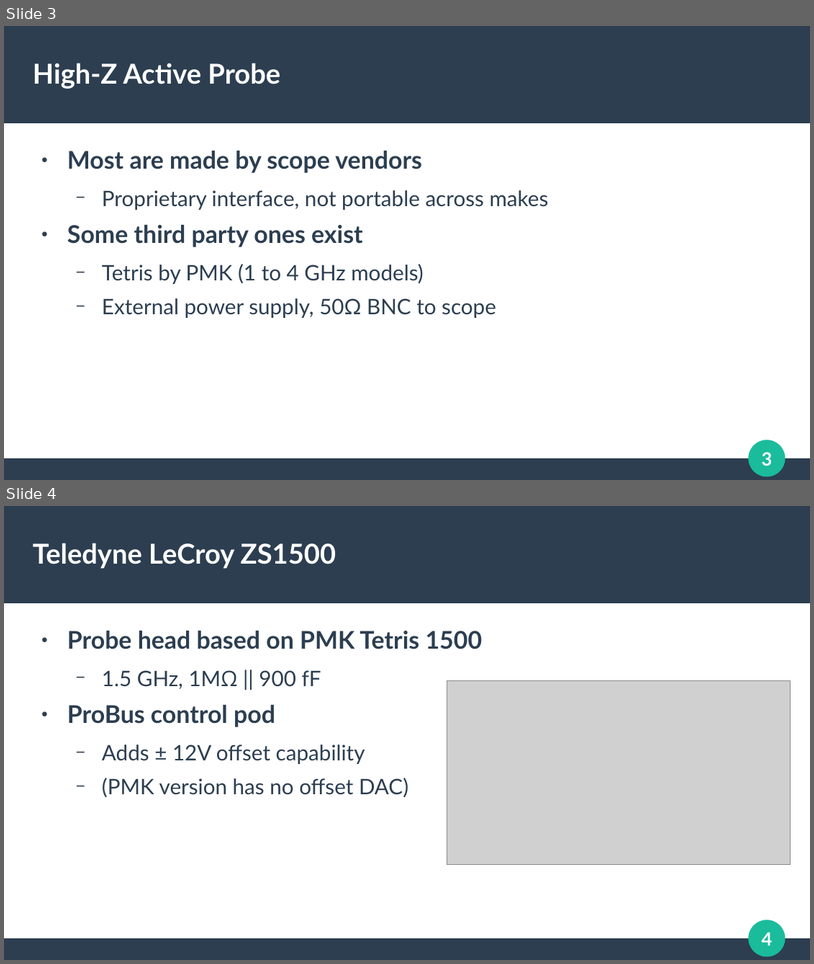
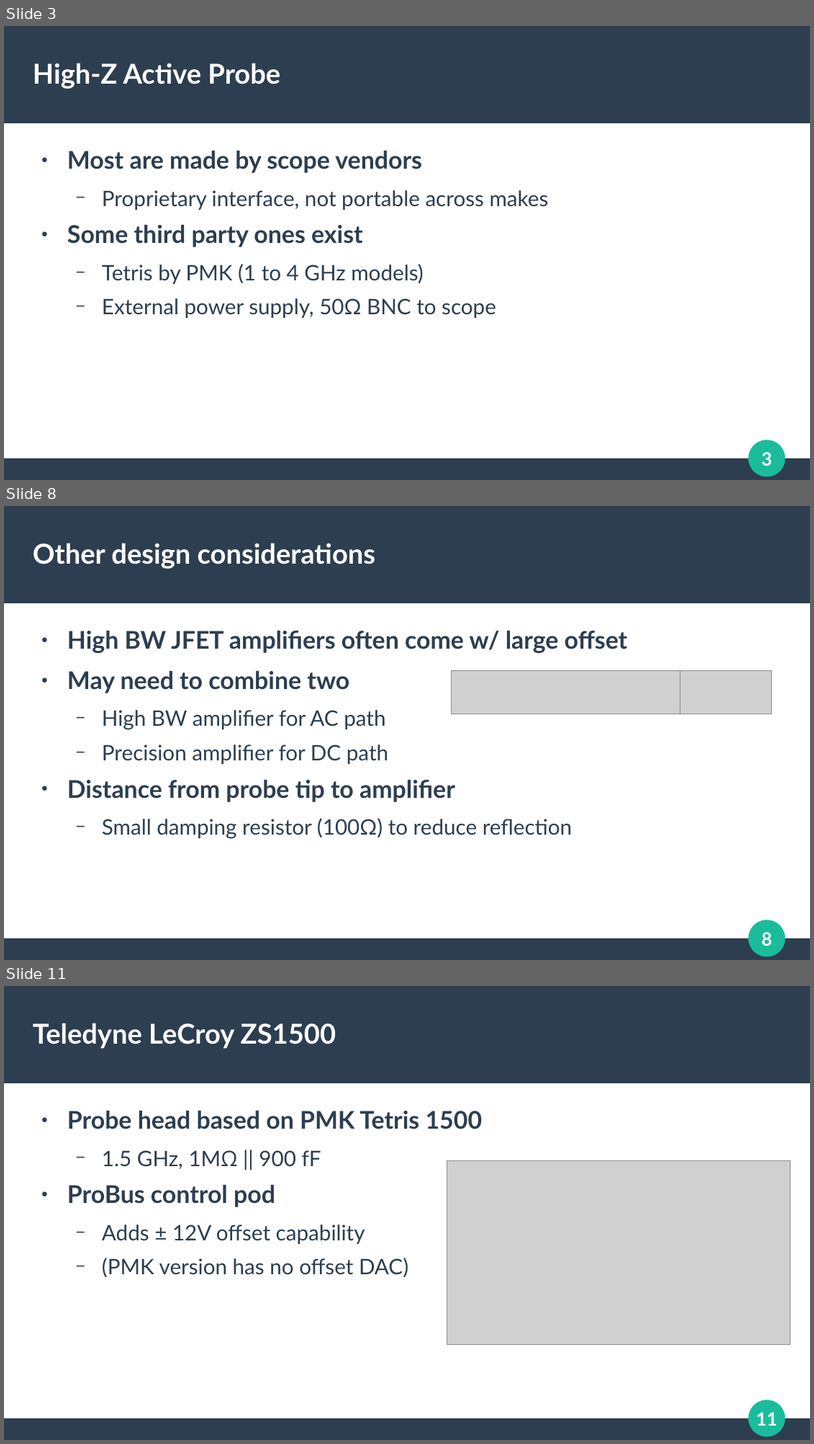
Before and after one commit to azonenberg/electronics-training, a slide deck: oscilloscope-probing/sec04-hiz-active.odp. Shown one above the other, each under a label of ours: slides 3 and 4 before the commit, slides 3, 8 and 11 after it; the slides between them are not shown. The pictures are 814x964 and 814x1444 pixels, drawn with LibreOffice and Linux fonts; fonts in the diff are those of the drawing; grey boxes stand for pictures. Boxes give left, top, right and bottom in pixels: in the first picture for what was removed or moved away, otherwise in the second. Text is boxed around its words. In the diff, an @@ line names an element or a change of style, - is before the commit and + after.

```diff
--- a/oscilloscope-probing/sec04-hiz-active.odp
+++ b/oscilloscope-probing/sec04-hiz-active.odp
@@ slide 8 added at bbox=[4, 506, 810, 960], background #FFFFFF; not listed: 4 template elements that a slide beside it also shows @@
@@ title added at bbox=[33, 543, 376, 569], 27 pt, text #FFFFFF, bold @@
+Other design considerations
@@ text added at bbox=[67, 630, 628, 839], 21 pt, text #2C3E50 @@
+● High BW JFET amplifiers often come w/ large offset
+● May need to combine two
+  − High BW amplifier for AC path
+  − Precision amplifier for DC path
+● Distance from probe tip to amplifier
+  − Small damping resistor (100Ω) to reduce reflection
@@ picture added at bbox=[452, 671, 681, 714] @@
@@ picture added at bbox=[681, 671, 772, 714] @@
@@ what was slide 4 is now slide 11 @@
@@ page number at bbox=[756, 1412, 777, 1425]: text changed @@
-4
+11
```
Also in this commit, not shown: 3 slides changed, 8 other slides added, 5 other files.
